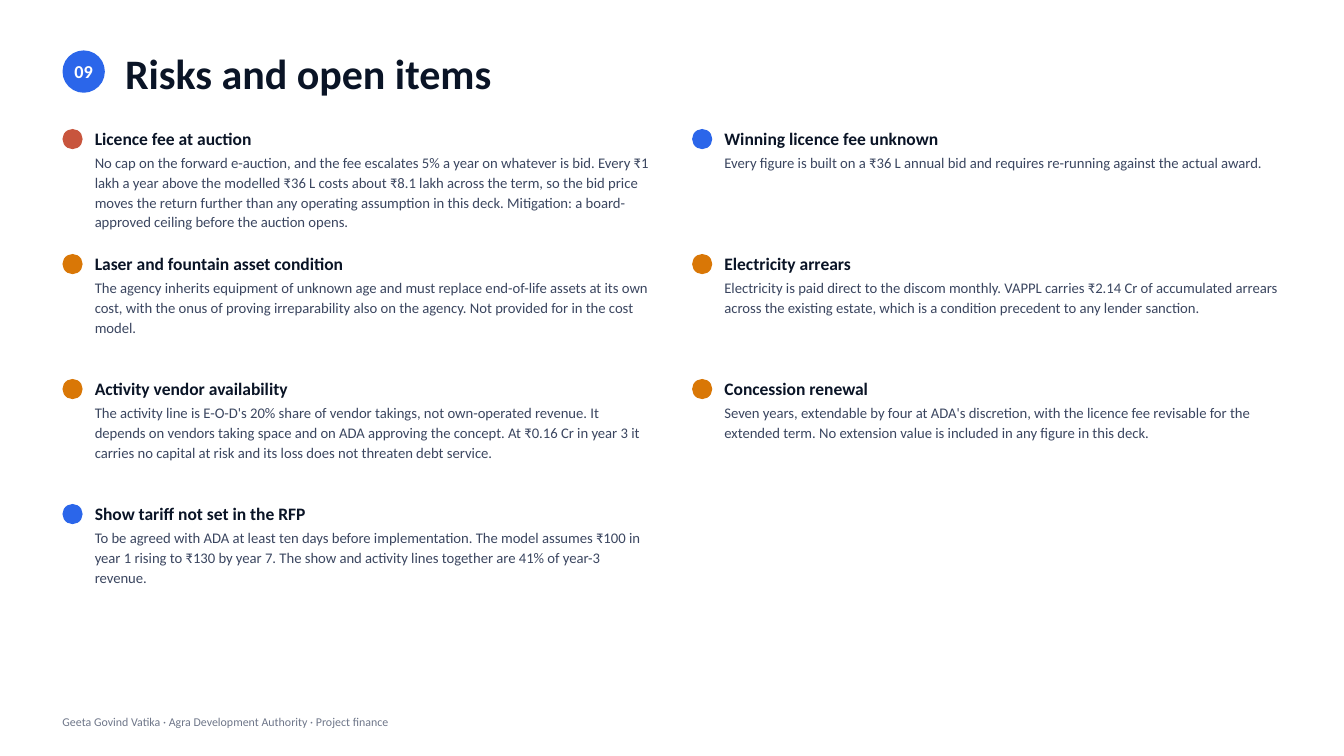
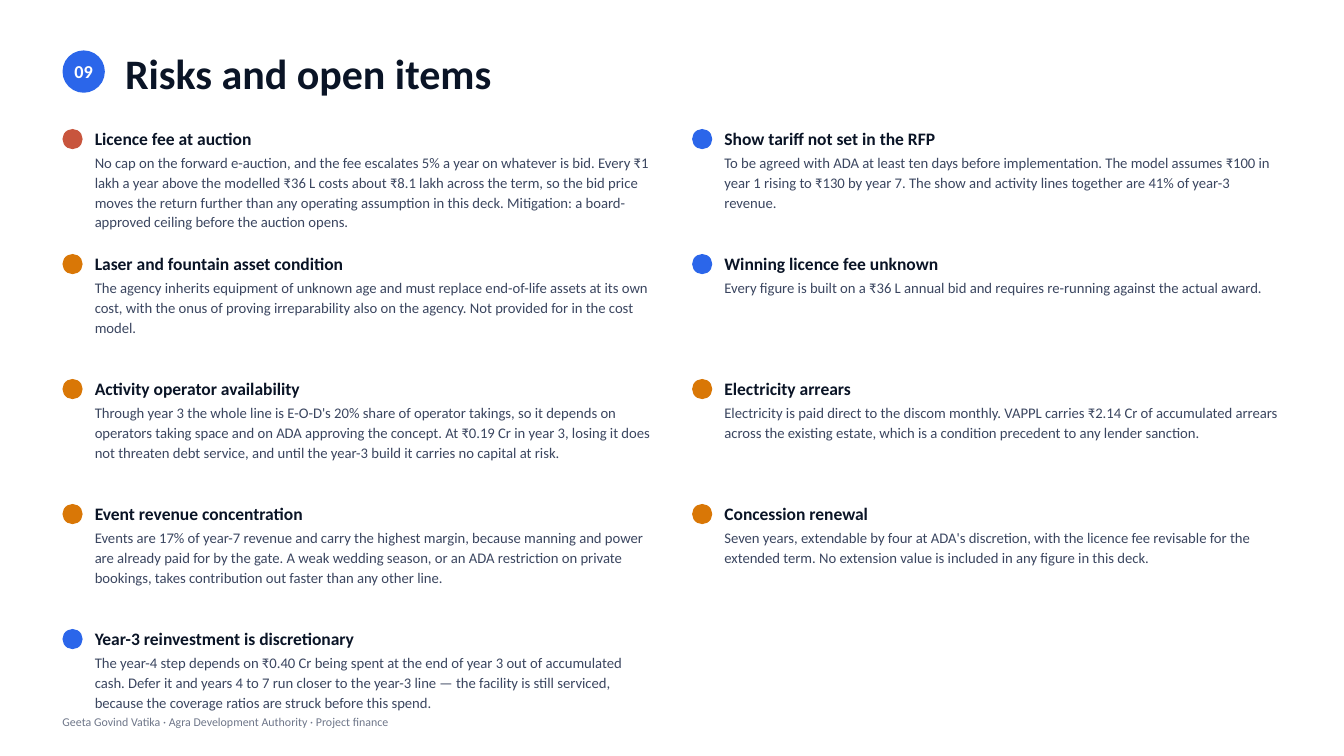
Before and after one commit to eodcfo/vappl-deck, a slide deck: slide 14 of pptx/EOD-Geeta-Govind-Vatika-Project-Finance.pptx (slide 13 before the commit). Drawn at 1344x756 pixels with LibreOffice and Linux fonts; fonts in the diff are those of the drawing. Boxes give left, top, right and bottom in pixels: in the first picture for what was removed or moved away, otherwise in the second. Text is boxed around its words. In the diff, an @@ line names an element or a change of style, - is before the commit and + after.

```diff
--- a/pptx/EOD-Geeta-Govind-Vatika-Project-Finance.pptx
+++ b/pptx/EOD-Geeta-Govind-Vatika-Project-Finance.pptx
@@ text added at bbox=[724, 132, 935, 145], 12.5 pt, text #0A1426, bold @@
+Show tariff not set in the RFP
@@ text added at bbox=[724, 158, 1270, 208], 10.5 pt, text #3B4660 @@
+To be agreed with ADA at least ten days before implementation. The model assumes ₹100 in year 1 rising to ₹130 by year 7. The show and activity lines together are 41% of year-3 revenue.
@@ ellipse at bbox=[693, 254, 713, 274]: fill #D97706 to #2B66EA @@
@@ text at bbox=[95, 382, 300, 398]: text changed @@
-Activity vendor availability
+Activity operator availability
@@ text at bbox=[95, 408, 649, 461]: text changed @@
-The activity line is E-O-D's 20% share of vendor takings, not own-operated revenue. It depends on vendors taking space and on ADA approving the concept. At ₹0.16 Cr in year 3 it carries no capital at risk and its loss does not threaten debt service.
+Through year 3 the whole line is E-O-D's 20% share of operator takings, so it depends on operators taking space and on ADA approving the concept. At ₹0.19 Cr in year 3, losing it does not threaten debt service, and until the year-3 build it carries no capital at risk.
@@ ellipse at bbox=[63, 504, 83, 524]: fill #2B66EA to #D97706 @@
@@ text at bbox=[95, 507, 303, 520]: text changed @@
-Show tariff not set in the RFP
+Event revenue concentration
@@ ellipse added at bbox=[693, 504, 713, 524], fill #D97706 @@
@@ text at bbox=[95, 533, 643, 586]: text changed @@
-To be agreed with ADA at least ten days before implementation. The model assumes ₹100 in year 1 rising to ₹130 by year 7. The show and activity lines together are 41% of year-3 revenue.
+Events are 17% of year-7 revenue and carry the highest margin, because manning and power are already paid for by the gate. A weak wedding season, or an ADA restriction on private bookings, takes contribution out faster than any other line.
@@ 6 texts: place and size @@
-6 texts at bbox=[724, 132, 1278, 441]
+6 texts at bbox=[724, 257, 1278, 566]
@@ ellipse added at bbox=[63, 629, 83, 649], fill #2B66EA @@
@@ text added at bbox=[95, 632, 354, 648], 12.5 pt, text #0A1426, bold @@
+Year-3 reinvestment is discretionary
@@ text added at bbox=[95, 658, 622, 711], 10.5 pt, text #3B4660 @@
+The year-4 step depends on ₹0.40 Cr being spent at the end of year 3 out of accumulated cash. Defer it and years 4 to 7 run closer to the year-3 line — the facility is still serviced, because the coverage ratios are struck before this spend.
```
Also in this commit, not shown: 9 other slides changed, 1 slide added, 13 other files.
